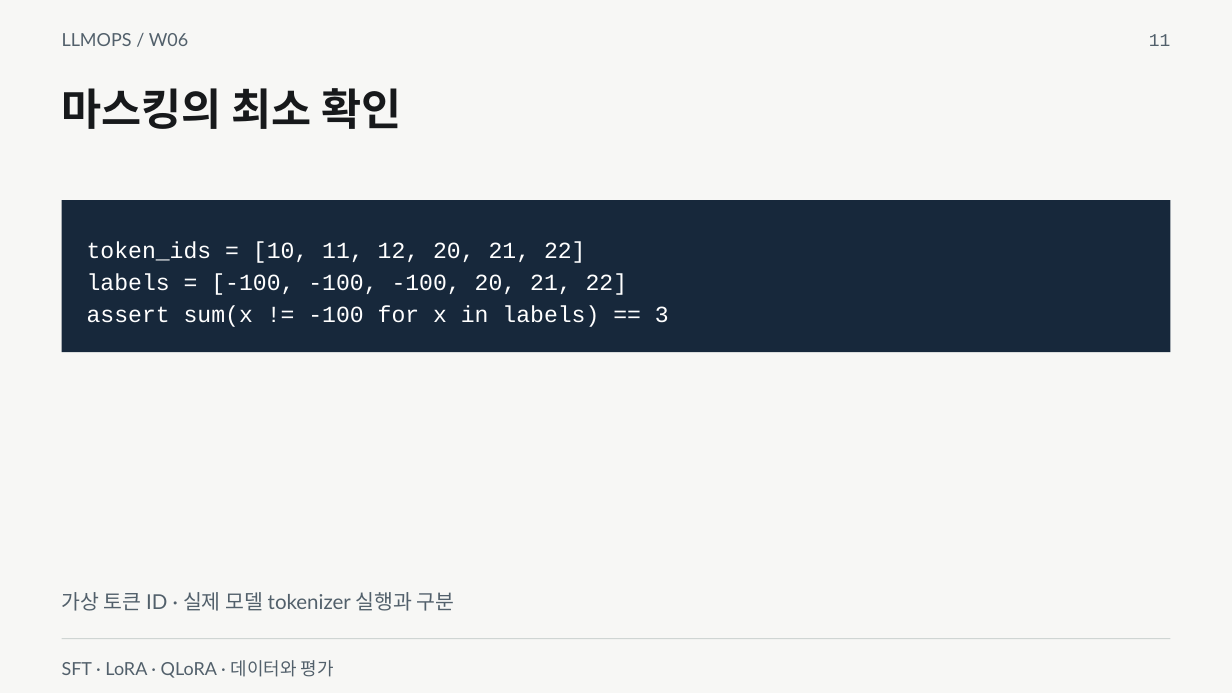
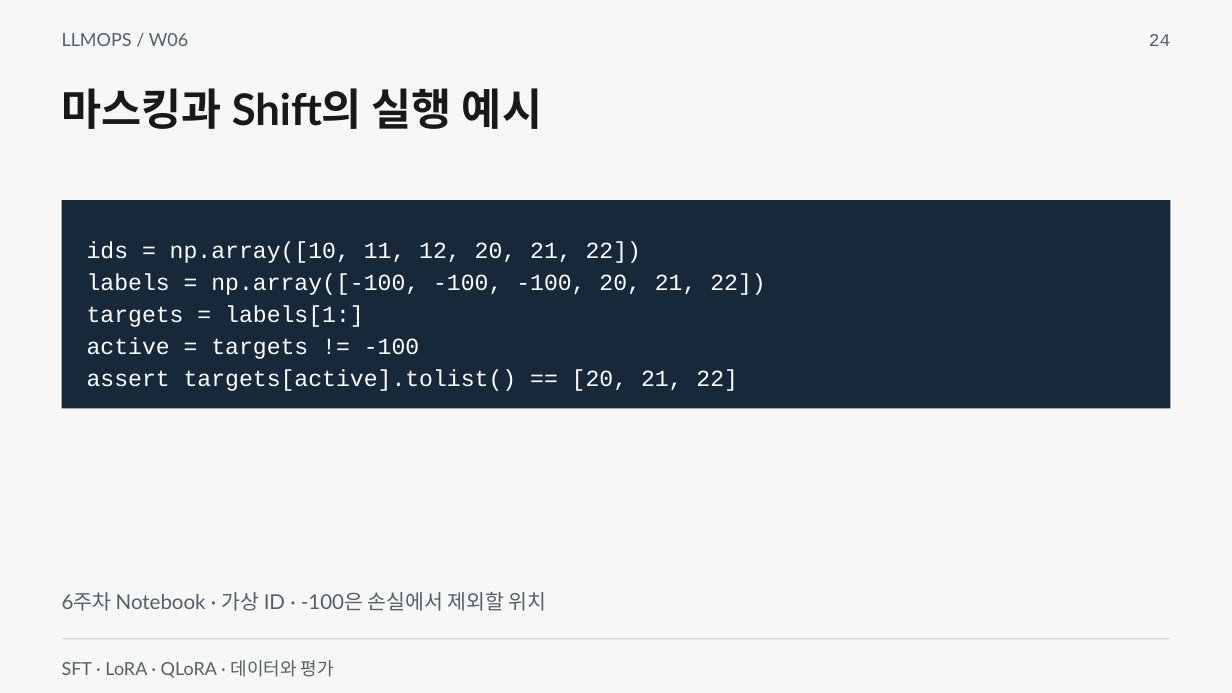
Before and after one commit to smilesjcha/llmops-16week, a slide deck: slide 24 of week06/lecture/06_week6_sft_lora_reference.pptx (slide 11 before the commit). Drawn at 1232x693 pixels with LibreOffice and Linux fonts; fonts in the diff are those of the drawing. Boxes give left, top, right and bottom in pixels: in the first picture for what was removed or moved away, otherwise in the second. Text is boxed around its words. In the diff, an @@ line names an element or a change of style, - is before the commit and + after.

```diff
--- a/week06/lecture/06_week6_sft_lora_reference.pptx
+++ b/week06/lecture/06_week6_sft_lora_reference.pptx
@@ text at (1149, 34, 1171, 46): text changed @@
-11
+24
@@ text at (62, 88, 542, 129): text changed @@
-마스킹의 최소 확인
+마스킹과 Shift의 실행 예시
@@ rectangle: place and size @@
-rectangle at (62, 201, 1171, 352)
+rectangle at (62, 201, 1171, 409)
@@ text at (87, 241, 765, 391): text changed @@
-token_ids = [10, 11, 12, 20, 21, 22]
-labels = [-100, -100, -100, 20, 21, 22]
-assert sum(x != -100 for x in labels) == 3
+ids = np.array([10, 11, 12, 20, 21, 22])
+labels = np.array([-100, -100, -100, 20, 21, 22])
+targets = labels[1:]
+active = targets != -100
+assert targets[active].tolist() == [20, 21, 22]
@@ text at (62, 592, 547, 611): text changed @@
-가상 토큰 ID · 실제 모델 tokenizer 실행과 구분
+6주차 Notebook · 가상 ID · -100은 손실에서 제외할 위치
```
Also in this commit, not shown: 31 other slides changed, 44 slides added, 18 other files.
